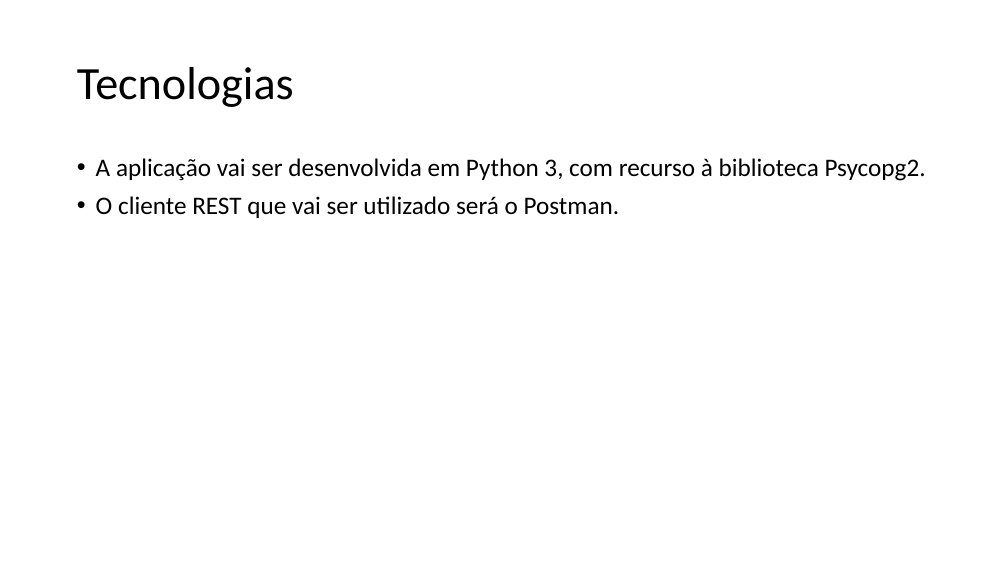
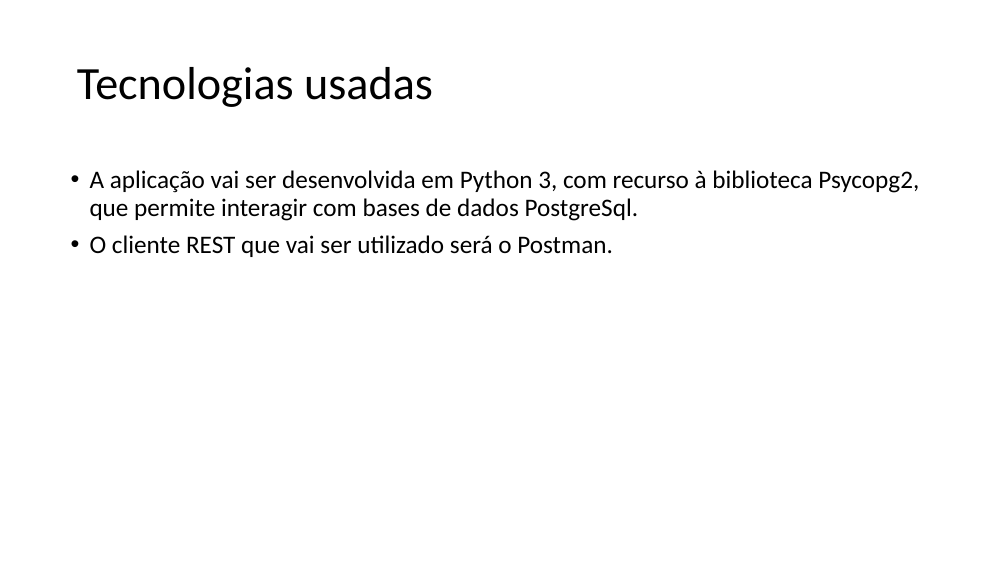
Before and after one commit to joelpoliveira/PROJETO-BD, a slide deck: slide 4 of ApresentacaoProjetoBD.pptx. Drawn at 1008x567 pixels with LibreOffice and Linux fonts; fonts in the diff are those of the drawing. Boxes give left, top, right and bottom in pixels: in the first picture for what was removed or moved away, otherwise in the second. Text is boxed around its words. In the diff, an @@ line names an element or a change of style, - is before the commit and + after.

```diff
--- a/ApresentacaoProjetoBD.pptx
+++ b/ApresentacaoProjetoBD.pptx
@@ title at (x1=77, y1=67, x2=433, y2=107): text changed @@
-Tecnologias
+Tecnologias usadas
@@ text "A aplicação vai ser desenvolvida ..." moved from (x1=96, y1=158, x2=926, y2=218) to (x1=90, y1=170, x2=919, y2=257) @@
@@ text at (x1=90, y1=170, x2=919, y2=221): text changed @@
-• A aplicação vai ser desenvolvida em Python 3, com recurso à biblioteca Psycopg2.
+• A aplicação vai ser desenvolvida em Python 3, com recurso à biblioteca Psycopg2, que permite interagir com bases de dados PostgreSql.
```
Also in this commit, not shown: 3 other slides changed.
